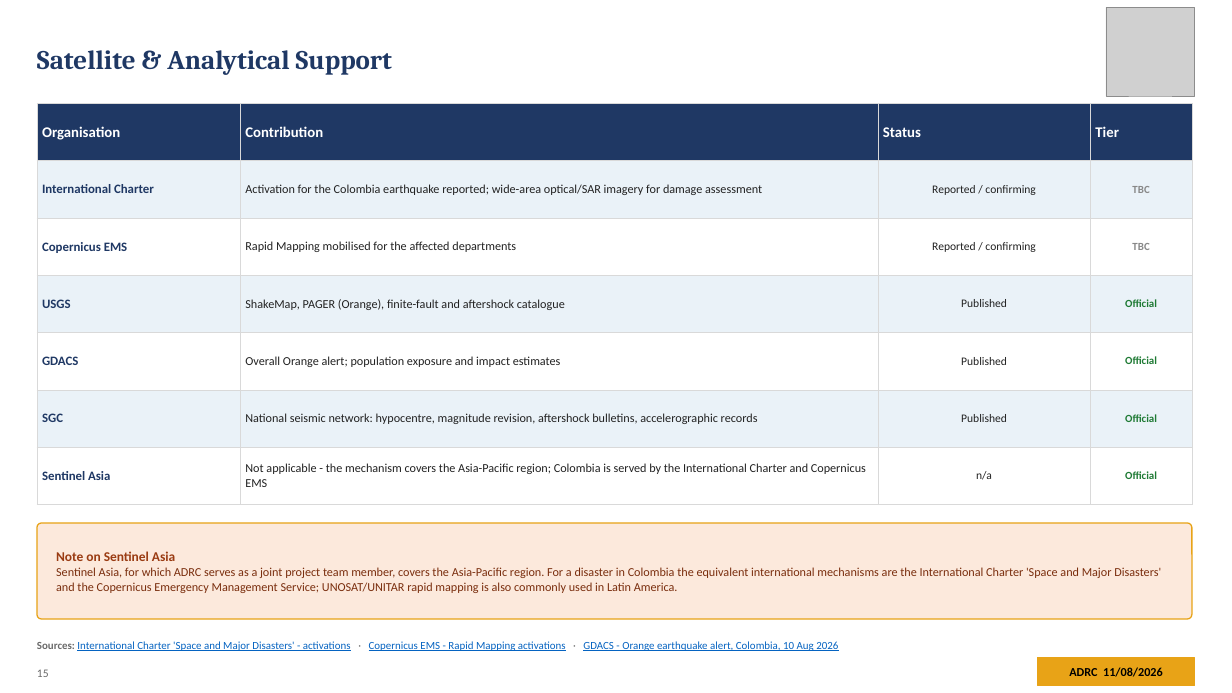
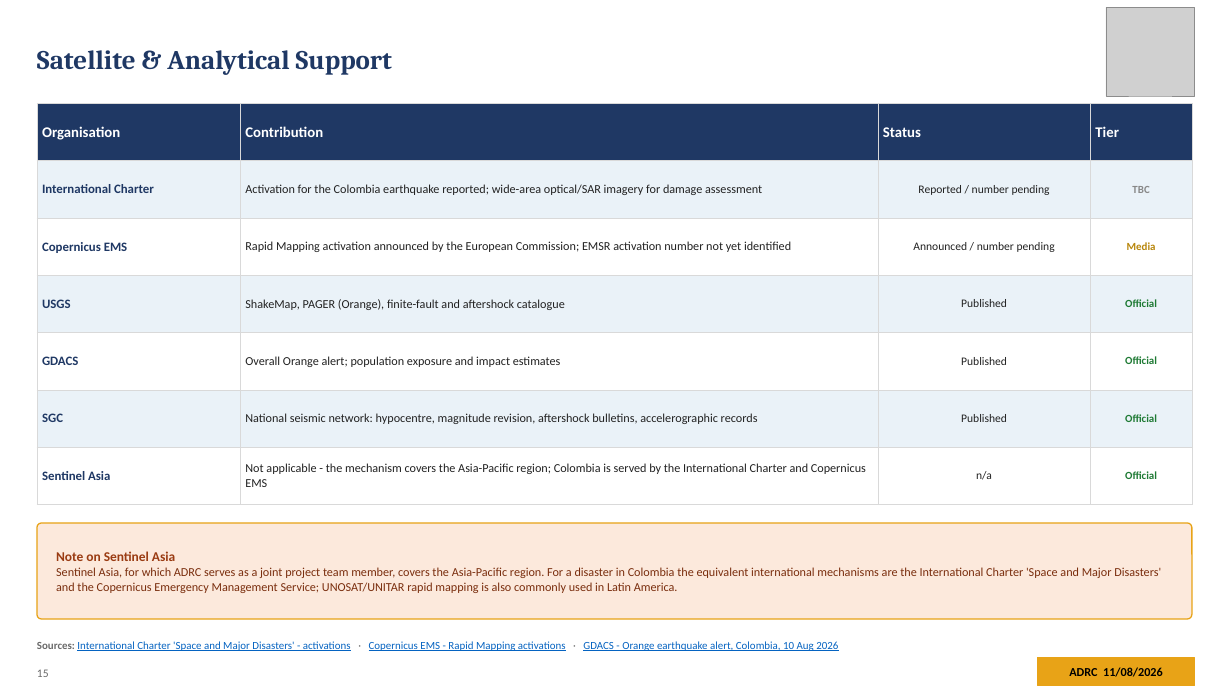
Before and after one commit to kochobi-max/whatsmap, a slide deck: slide 15 of reports/colombia_eq_20260810/output/ADRC_EQ_COL_Choco_20260810_EN.pptx. Drawn at 1232x693 pixels with LibreOffice and Linux fonts; fonts in the diff are those of the drawing; grey boxes stand for pictures. Boxes give left, top, right and bottom in pixels: in the first picture for what was removed or moved away, otherwise in the second. Text is boxed around its words. In the diff, an @@ line names an element or a change of style, - is before the commit and + after.

```diff
--- a/reports/colombia_eq_20260810/output/ADRC_EQ_COL_Choco_20260810_EN.pptx
+++ b/reports/colombia_eq_20260810/output/ADRC_EQ_COL_Choco_20260810_EN.pptx
@@ table at <box>37,104,1192,491</box> @@
-row 2, column 3: Reported / confirming
+row 2, column 3: Reported / number pending
-row 3: Copernicus EMS | Rapid Mapping mobilised for the affected departments | Reported / confirming | TBC
+row 3: Copernicus EMS | Rapid Mapping activation announced by the European Commission; EMSR activation number not yet identified | Announced / number pending | Media
```
Also in this commit, not shown: 4 other slides changed, 1 slide added, 7 other files.
